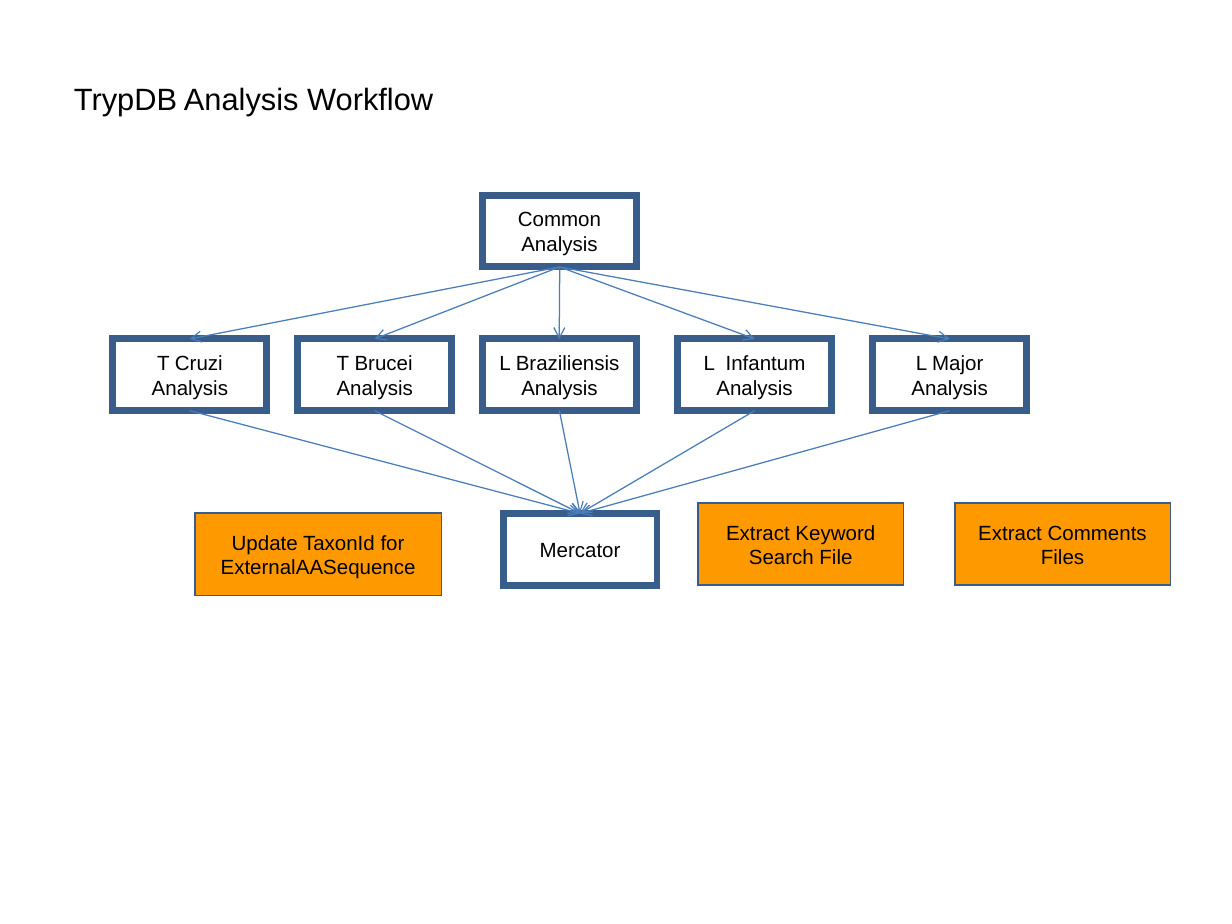
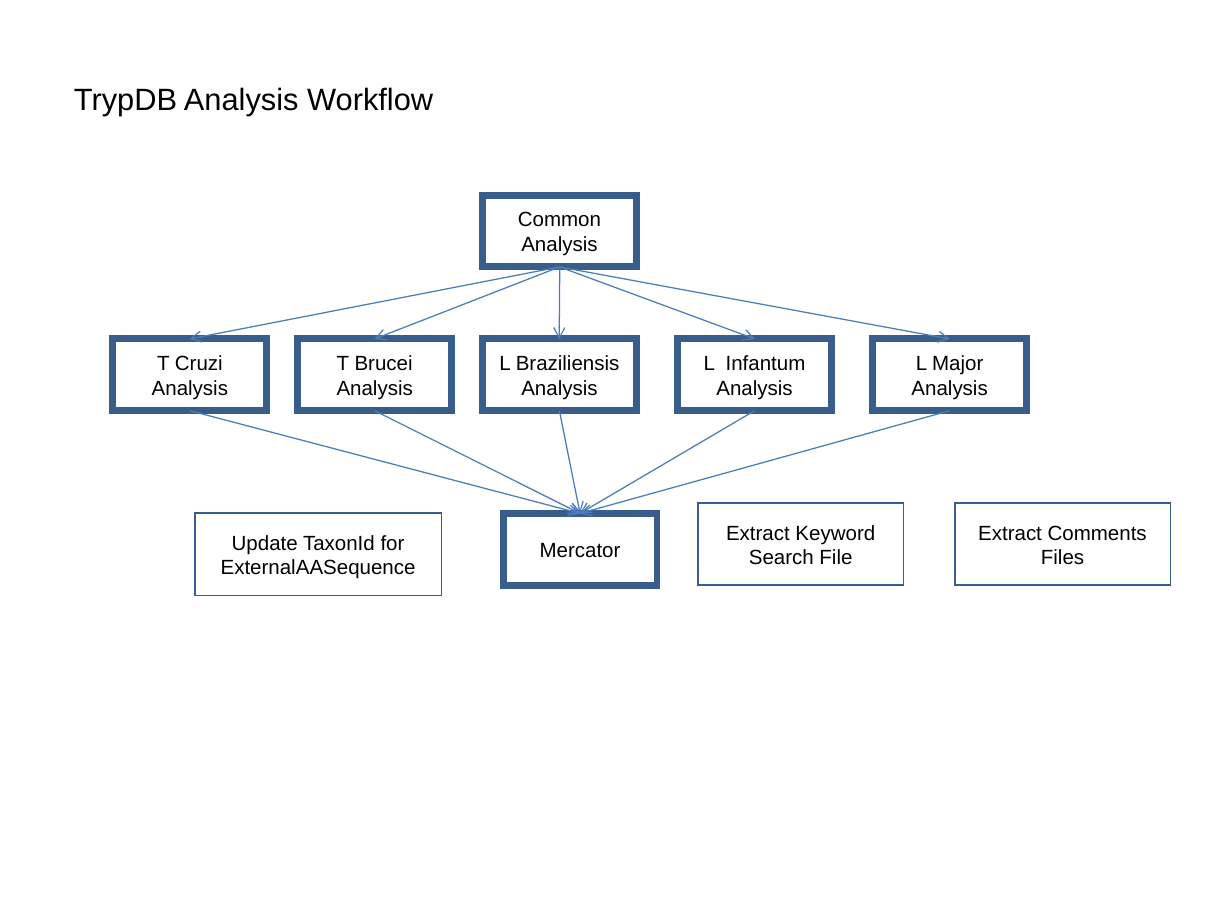
Before and after one commit to VEuPathDB/ApiCommonData, a slide deck: slide 1 of Load/doc/workflow/AnalysisWorkflow_wei.ppt. Drawn at 1232x924 pixels with LibreOffice and Linux fonts; fonts in the diff are those of the drawing. Boxes give left, top, right and bottom in pixels: in the first picture for what was removed or moved away, otherwise in the second. Text is boxed around its words. In the diff, an @@ line names an element or a change of style, - is before the commit and + after.

```diff
--- a/Load/doc/workflow/AnalysisWorkflow_wei.ppt
+++ b/Load/doc/workflow/AnalysisWorkflow_wei.ppt
@@ fill #FF9900 to #FFFFFF in 3 elements at <box>195,514,441,596</box>, <box>699,503,904,585</box>, <box>955,503,1170,585</box> @@
```
Also in this commit, not shown: 7 other slides changed, 4 slides added, 2 slides removed.
